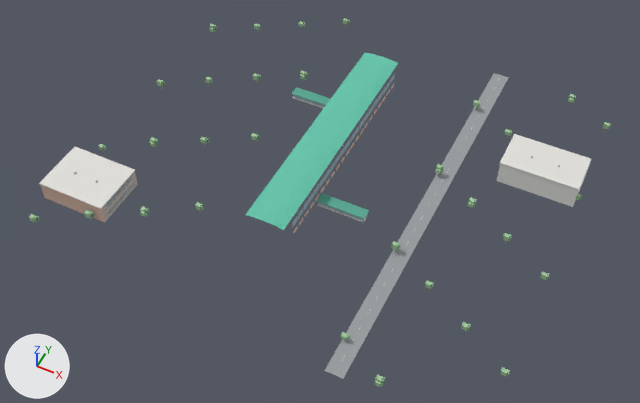
An edit to the glTF model assets/photo-stations/12.gltf, drawn before and after from the same camera.
Before and after are seen from a 50 mm camera at (172.0, -356.0, 408.0) aimed at (6.0, -24.0, -6.0). Arrows for +X, +Y and +Z are at lower left; the lights stay in place. The older version comes first. Vertices at exactly the same position are counted once.

The scene before the commit, as lines of its bpy script (objects in view):
```python
me_mesh_0 = bpy.data.meshes.new('Mesh_0')
me_mesh_0.from_pydata(...)  # 4160 vertices, 6192 faces; spans x -145.0..152.0, y -135.0..138.0, z 0.0..31.0
me_mesh_0.materials.append(mat_roof)  # green #69cbb1
me_mesh_0.materials.append(mat_roofedge)  # green #55a791
me_mesh_0.materials.append(mat_roofshine)  # green #71d9bd
me_mesh_0.materials.append(mat_concrete)  # light grey #e3e1dc
me_mesh_0.materials.append(mat_frame)  # light grey #bfc5c4
me_mesh_0.materials.append(mat_brick)  # beige #debcac
me_mesh_0.materials.append(mat_glass)  # cyan #a8c7d1
me_mesh_0.materials.append(mat_white)  # white #eeefec
me_mesh_0.materials.append(mat_dark)  # grey #8e969a
me_mesh_0.materials.append(mat_asphalt)  # grey #9a9ea0
me_mesh_0.materials.append(mat_line)  # white #f1f0e9
me_mesh_0.materials.append(mat_leaf)  # greyish green #8ab992
me_mesh_0.materials.append(mat_leaf2)  # green #a8cba0
me_mesh_0.materials.append(mat_trunk)  # beige #ae9e8a
me_mesh_0.materials.append(mat_steel)  # grey #acb6bc
me_mesh_0.materials.append(mat_shade)  # grey #b7bcb8
ob_station_12_photo_informed_architecture_and_surroundings = bpy.data.objects.new('Station 12 photo-informed architecture and surroundings', me_mesh_0)
ob_station_12_photo_informed_architecture_and_surroundings.location = (0.0, 0.0, 0.0)
```
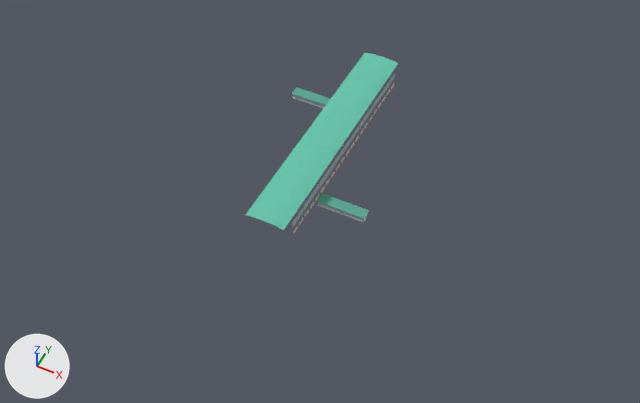
Pixel boxes [x1, y1, x2, y2] of what changed, in the pictures (640 x 403 px):
'Station 12 photo-informed architecture and surroundings', reshaped (74% narrower, 51% shorter)
    before: [29, 18, 611, 387]
    after: [245, 52, 398, 234]
part 1 of me_mesh_0, deleted
    before: [29, 18, 611, 387]

What the commit changed:
me_mesh_0 is used by ob_station_12_photo_informed_architecture_and_surroundings; location (0.0, 0.0, 0.0).
me_mesh_0 had 4160 vertices, 6192 faces and spanned x -145.0..152.0, y -135.0..138.0, z 0.0..31.0.
me_mesh_0 now has 1568 vertices, 2304 faces and spans x -44.0..44.0, y -81.0..81.0, z 12.0..31.0.
me_mesh_0 part 1: 324 loose pieces with 2592 vertices, spanning x -145.0..152.0, y -135.0..138.0, z 0.0..18.0, are deleted.
me_mesh_0 no longer uses material mat_white (white #eeefec).
me_mesh_0 no longer uses material mat_dark (grey #8e969a).
me_mesh_0 no longer uses material mat_asphalt (grey #9a9ea0).
me_mesh_0 no longer uses material mat_line (white #f1f0e9).
me_mesh_0 no longer uses material mat_leaf (greyish green #8ab992).
me_mesh_0 no longer uses material mat_leaf2 (green #a8cba0).
me_mesh_0 no longer uses material mat_trunk (beige #ae9e8a).
me_mesh_0 no longer uses material mat_shade (grey #b7bcb8).
